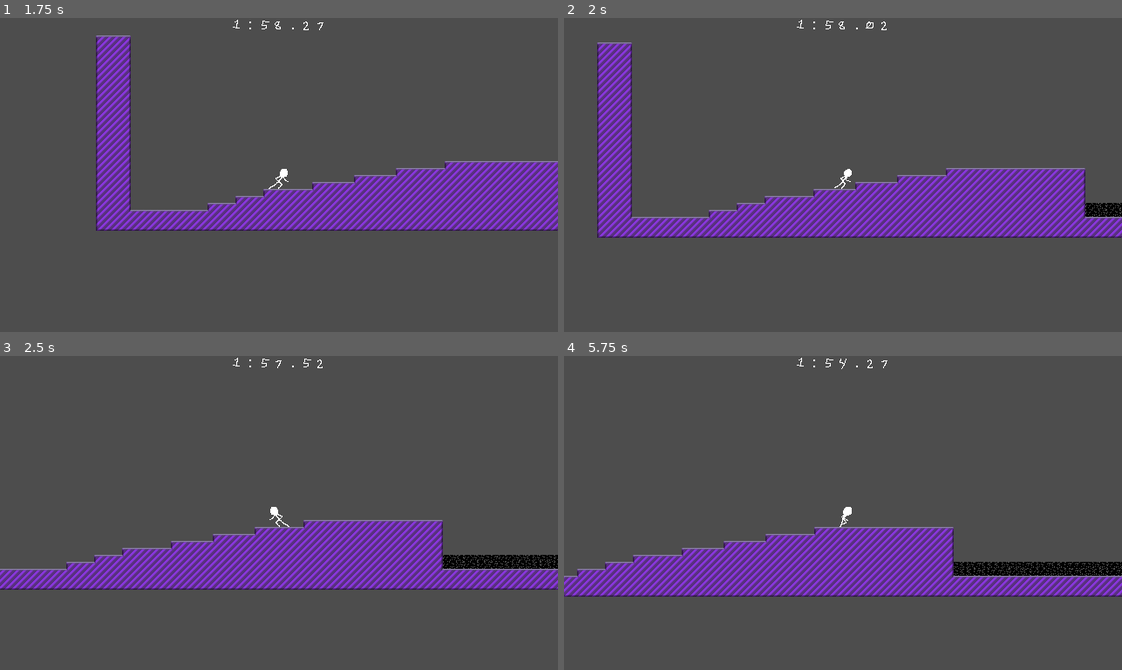
Above: before the commit, frames 1-4 (two rows, left to right).
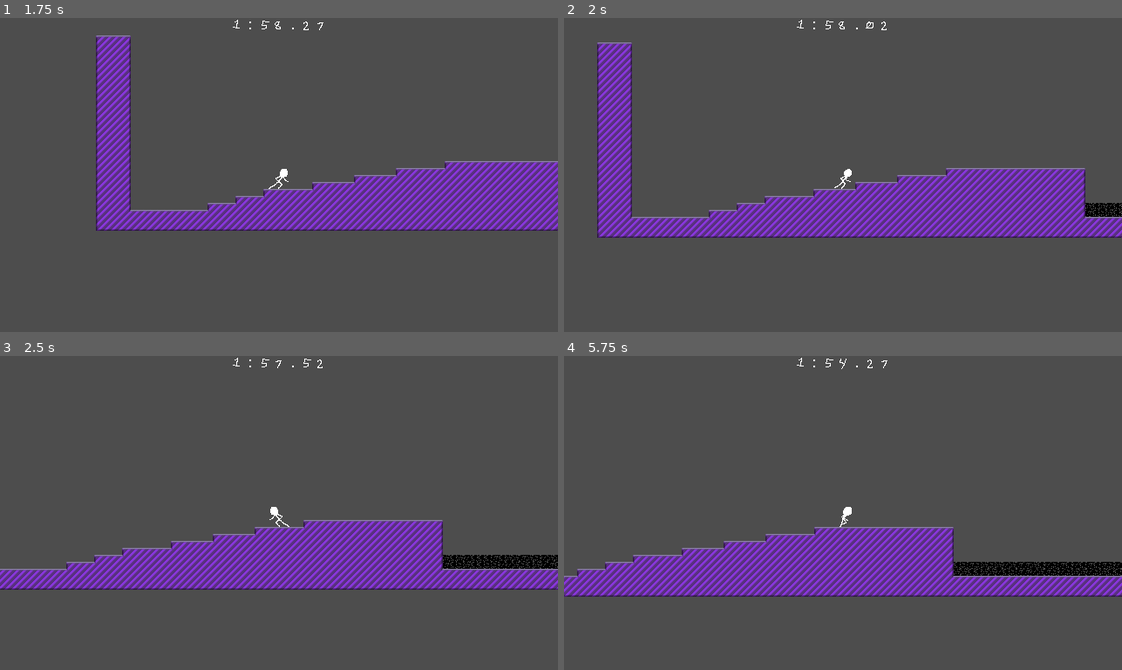
Above: after the commit, the same moments.

Repository: ncssm-mor-NyE9DoBlxs3M/platformer
Game: Godot game, scene res://Main.tscn
Two runs of this game, one before a commit and one after it. Both use one fixed random seed, a clock stepped at 60 frames per second and the inputs below.
Inputs:
- Up to frame 1 (1.75 s): hold Right (right) from 0.53 s (still down); tap Z (jump) at 0.77, 1.52 s
- Up to frame 2 (2 s): keep holding Right (right)
- Up to frame 3 (2.5 s): release Right (right) at 2.03 s; hold Left (left) from 2.03 s (still down)
- Up to frame 4 (5.75 s): release Left (left) at 2.78 s; hold Right (right) 2.78-4.28 s; tap Z (jump) at 3.02, 3.77, 4.52 s; hold Left (left) 4.28-5.03 s; hold Right (right) from 5.03 s (still down)

Frame 1 is identical in both runs. In frame 2, less than 0.1% of the frame differs, in the area x 93-100%, y 58-64%; in frame 3, 0.2%; in frame 4, 0.4%, in the area x 69-100%, y 65-70%.

Commit message:
checkpoint disappears on use

Diff:
--- a/checkpoint.gd
+++ b/checkpoint.gd
@@ -1,4 +1,9 @@
 class_name Checkpoint extends Area2D
 
 func activate() -> void:
+	set_deferred("monitorable", false)
 	$Sound.play()
+	var tween := get_tree().create_tween()
+	tween.tween_property($Sprite2D, "modulate", Color.TRANSPARENT, 1.)
+	await tween.finished
+	queue_free()
